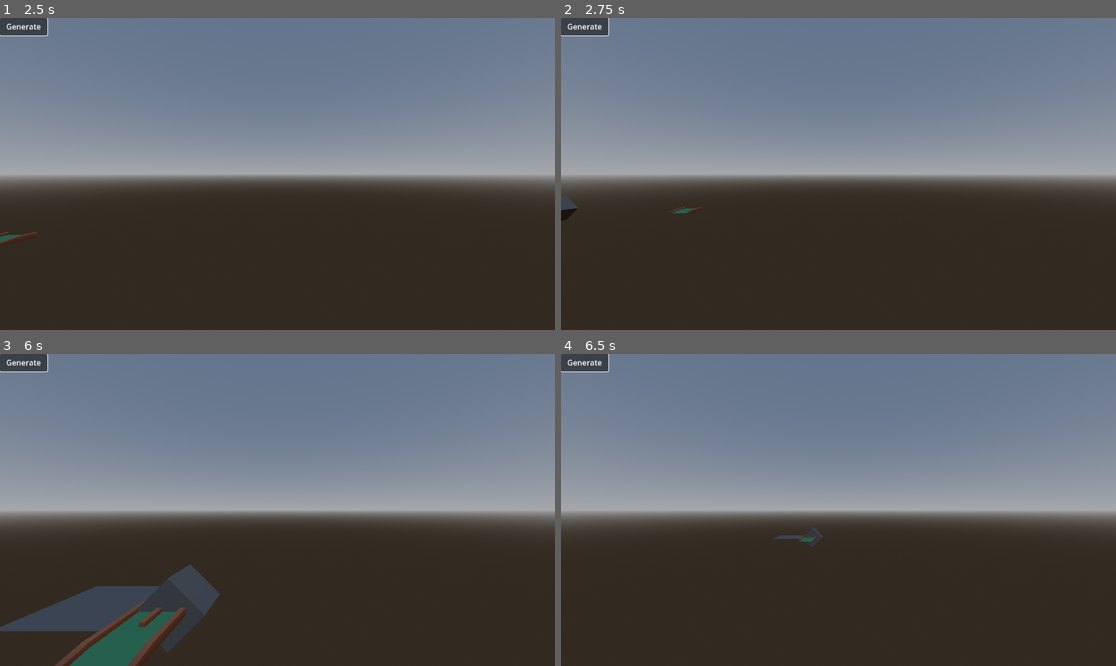
Above: before the commit, frames 1-4 (two rows, left to right).
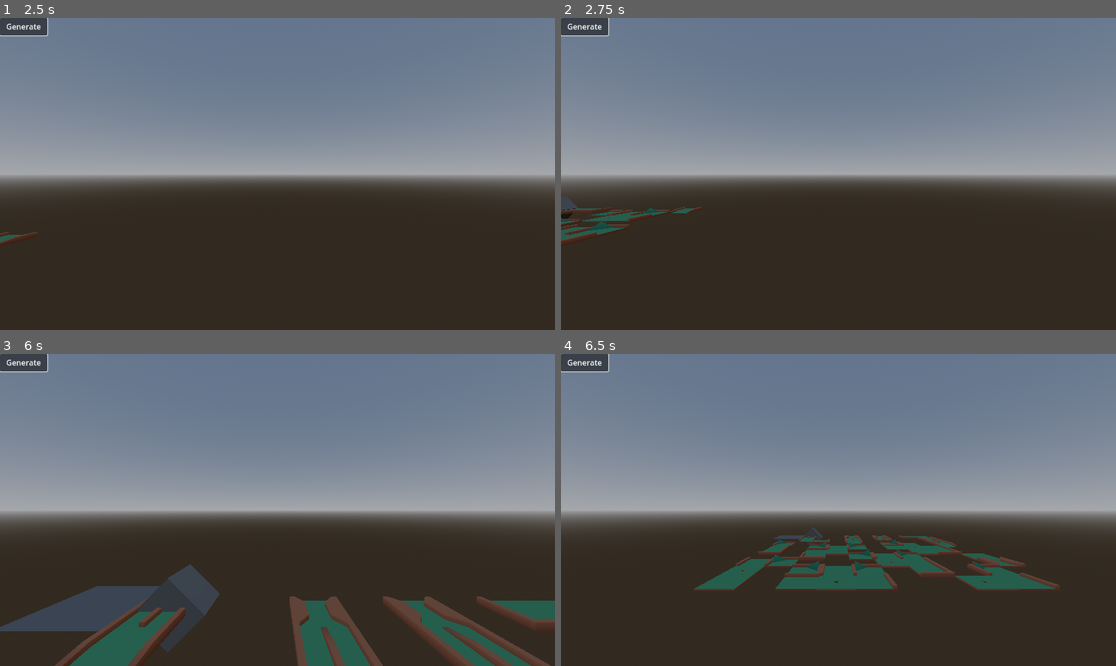
Above: after the commit, the same moments.

Repository: Inocybe/wave-function-collapse
Game: Godot game, scene res://main.tscn
Two runs of this game, one before a commit and one after it. Both use one fixed random seed, a clock stepped at 60 frames per second and the inputs below.
Inputs (mouse positions are in pixels of both pictures, inside the frame that each line leads up to):
- Up to frame 1 (2.5 s): click "Generate" at 0.5 s; tap Enter at 1.25 s; move the mouse to (399, 158) at 1.27 s; hold D 1.28-2.03 s; tap Shift at 1.35 s; click (399, 158) at 1.42 s; tap Space at 2 s; move the mouse to (166, 189) at 2.02 s; hold S from 2.03 s (still down); tap Ctrl at 2.1 s
- Up to frame 2 (2.75 s): keep holding S
- Up to frame 3 (6 s): move the mouse to (333, 441) at 2.77 s; release S at 2.78 s; hold D 2.78-3.53 s; tap Shift at 2.85, 4.35, 5.85 s; tap Enter at 3.5, 5 s; move the mouse to (249, 572) at 3.52 s; hold W 3.53-4.28 s; tap Ctrl at 3.6, 5.1 s; click (249, 572) at 3.67 s; tap Space at 4.25, 5.75 s; move the mouse to (444, 556) at 4.27 s; hold A 4.28-5.78 s; move the mouse to (111, 463) at 5.02 s; move the mouse to (305, 510) at 5.77 s; hold S from 5.78 s (still down); click (305, 510) at 5.92 s
- Up to frame 4 (6.5 s): keep holding S

Frame 1 is identical in both runs. In frame 2, 0.7% of the frame differs, in the area x 0-20%, y 60-72%; in frame 3, 6.3%, in the area x 52-100%, y 77-100%; in frame 4, 5.2%.

Commit message:
it works. some small error with orientations

Diff:
--- a/resources/wfc_constraints.tres
+++ b/resources/wfc_constraints.tres
@@ -7,60 +7,92 @@
 script = ExtResource("1_fyo7b")
 rules = {
 "Empty": {
-0: ["open-symmetrical", "hill-corner", "corner", "side", "hole-open-symmetrical", "start", "split-start", "narrow-square", "Empty"],
-1: ["open-symmetrical", "hill-corner", "corner", "side", "hole-open-symmetrical", "start", "split-start", "narrow-square", "Empty"],
-2: ["open-symmetrical", "hill-corner", "corner", "side", "hole-open-symmetrical", "start", "split-start", "narrow-square", "Empty"],
-3: ["open-symmetrical", "hill-corner", "corner", "side", "hole-open-symmetrical", "start", "split-start", "narrow-square", "Empty"],
-4: ["open-symmetrical", "hill-corner", "corner", "side", "hole-open-symmetrical", "start", "split-start", "narrow-square", "Empty"],
-5: ["open-symmetrical", "hill-corner", "corner", "side", "hole-open-symmetrical", "start", "split-start", "narrow-square", "Empty"]
+0: ["open", "hill-corner-180.0", "hill-corner-90.0", "corner", "corner-270.0", "side-180.0", "side", "side-90.0", "hole-open", "start", "split-start", "narrow-square"],
+1: ["open", "hill-corner-180.0", "hill-corner-90.0", "corner", "corner-270.0", "side-180.0", "side", "side-90.0", "hole-open", "start", "split-start", "narrow-square"],
+2: ["hill-corner-90.0", "corner", "side", "start", "split-start", "narrow-square"],
+3: ["hill-corner-180.0", "corner-270.0", "side-180.0", "start", "split-start", "narrow-square"],
+4: ["corner", "corner-270.0", "start"],
+5: ["hill-corner-180.0", "hill-corner-90.0", "side-90.0"]
 },
 "corner": {
 0: ["Empty"],
 1: ["Empty"],
-2: ["open-symmetrical", "Empty"],
-3: ["open-symmetrical", "Empty"],
+2: ["open"],
+3: ["Empty"],
 4: ["side"],
 5: ["Empty"]
 },
-"hill-corner": {
+"corner-270.0": {
 0: ["Empty"],
 1: ["Empty"],
-2: ["Empty", "side"],
-3: ["side", "Empty"],
+2: ["Empty"],
+3: ["open"],
+4: ["side-180.0"],
+5: ["Empty"]
+},
+"hill-corner-180.0": {
+0: ["Empty"],
+1: ["Empty"],
+2: ["Empty"],
+3: ["side-90.0"],
+4: ["Empty"],
+5: ["side-180.0"]
+},
+"hill-corner-90.0": {
+0: ["Empty"],
+1: ["Empty"],
+2: ["side-90.0"],
+3: ["Empty"],
 4: ["Empty"],
 5: ["side"]
 },
-"hole-open-symmetrical": {
+"hole-open": {
 0: ["Empty"],
 1: ["Empty"],
-2: ["side"],
+2: ["side-180.0"],
 3: ["side"],
-4: ["side"],
-5: ["open-symmetrical"]
+4: ["side-90.0"],
+5: ["open"]
 },
 "narrow-square": {
 0: ["Empty"],
 1: ["Empty"],
 2: ["Empty"],
 3: ["Empty"],
-4: ["open-symmetrical"],
+4: ["open"],
 5: ["split-start"]
 },
-"open-symmetrical": {
+"open": {
 0: ["Empty"],
 1: ["Empty"],
-2: ["corner"],
+2: ["corner-270.0"],
 3: ["corner"],
-4: ["hole-open-symmetrical"],
+4: ["hole-open"],
 5: ["narrow-square"]
 },
 "side": {
 0: ["Empty"],
 1: ["Empty"],
-2: ["hill-corner", "Empty", "hole-open-symmetrical"],
-3: ["hill-corner", "hole-open-symmetrical", "Empty"],
-4: ["hill-corner", "Empty"],
-5: ["corner", "hole-open-symmetrical"]
+2: ["hole-open"],
+3: ["Empty"],
+4: ["hill-corner-90.0"],
+5: ["corner"]
+},
+"side-180.0": {
+0: ["Empty"],
+1: ["Empty"],
+2: ["Empty"],
+3: ["hole-open"],
+4: ["hill-corner-180.0"],
+5: ["corner-270.0"]
+},
+"side-90.0": {
+0: ["Empty"],
+1: ["Empty"],
+2: ["hill-corner-180.0"],
+3: ["hill-corner-90.0"],
+4: ["Empty"],
+5: ["hole-open"]
 },
 "split-start": {
 0: ["Empty"],
--- a/scenes/grid_map.tscn
+++ b/scenes/grid_map.tscn
@@ -7,5 +7,5 @@
 cell_size = Vector3(1, 1, 1)
 cell_center_y = false
 data = {
-"cells": PackedInt32Array(65534, 65531, 655383, 65533, 65529, 10, 65535, 65529, 10, 65535, 65531, 0, 65533, 65531, 0, 65533, 65530, 38, 65535, 65530, 38, 65534, 65529, 38, 65534, 65530, 1048589, 65534, 65534, 91, 65534, 65533, 86, 65534, 65532, 19)
+"cells": PackedInt32Array(65534, 65531, 655383, 65533, 65529, 655370, 65535, 65529, 1048586, 65535, 65531, 0, 65533, 65531, 1441792, 65533, 65530, 655398, 65535, 65530, 38, 65534, 65529, 1048614, 65534, 65530, 1048589, 65534, 65534, 91, 65534, 65533, 86, 65534, 65532, 19)
 }
--- a/scripts/build_grid_resource.gd
+++ b/scripts/build_grid_resource.gd
@@ -37,7 +37,6 @@
 		mesh_library = grid_map.mesh_library
 
 	generate_constraints()
-	add_empty()
 	save_to_resource()
 	print(constraints)
 
@@ -90,15 +89,9 @@
 	var item_name: String = mesh_library.get_item_name(item_index)
 	var item_rotation: float = round(rad_to_deg(fposmod((grid_map.get_cell_item_basis(pos).get_euler().y), TAU))) # this terrible line of code just converts stuff to rotation, so that we can put it into cell data
 	var tile_name: String = item_name + ("" if item_rotation == 0 or item_name.contains("symmetrical") else "-%s" % item_rotation)
+	tile_name = tile_name.replace("-symmetrical", "")
 
 	return tile_name
-
-
-func add_empty() -> void:
-	var tiles = constraints.keys()
-	constraints["Empty"] = {}
-	for direction in ConstraintDirections.values():
-		constraints["Empty"][direction] = tiles.duplicate()
 
 
 func save_to_resource():
--- a/scripts/wfc.gd
+++ b/scripts/wfc.gd
@@ -109,7 +109,6 @@
 			smallest_collapses.append(pos)
 
 
-
 func propogate(index: Vector3i) -> void:
 	var queue: Array[Vector3i] = [index]
 	var visited: Dictionary = {}
@@ -117,51 +116,41 @@
 	while !queue.is_empty():
 		var current_pos = queue.pop_front()
 
-		if visited.has(current_pos):
+		var current_tiles = tiles[current_pos]
+		if current_tiles.is_empty():
+			printerr("Contradction at: ", current_pos)
 			continue
-		visited[current_pos] = true
 
 		print("Checking tiles around: ", current_pos)
 
 		for direction in CheckDirections.values():
 			var checking_pos = current_pos + propogate_check_directions[direction]
 
-
-			print("Checking: ", direction)
-
 			if is_position_out_of_bounds(checking_pos):
-				print("This dir is out of bounds: ", checking_pos)
 				continue
 
-
-			# already only 1 tile can go there, just skips to prevent error shi
-			if tiles[checking_pos].size() == 1 or tiles[checking_pos].is_empty():
-				print("Pos ", checking_pos, " is collapsed or empty.")
+			var neighbor_tiles = tiles[checking_pos]
+			if neighbor_tiles.is_empty():
 				continue
 
-
-
-
 			var possible_tiles = get_possible_tiles_for_neighbor(current_pos, direction)
-			print("Possible tiles: ", possible_tiles.size())
-
-			var new_tiles = intersect_arrays(tiles[checking_pos], possible_tiles)
-			print("New tiles: ", new_tiles)
-
-			tiles[checking_pos] = new_tiles
-
-
-			# Add neighbor to queue if it needs further propagation
-			if !visited.has(checking_pos):
-				queue.append(checking_pos)
+
+			var new_tiles = intersect_arrays(possible_tiles, neighbor_tiles)
+
+			if new_tiles.size() < neighbor_tiles.size():
+				tiles[checking_pos] = new_tiles
+
+				if !queue.has(checking_pos):
+					queue.append(checking_pos)
+
+				if new_tiles.is_empty():
+					printerr("Created contradiction at ", checking_pos)
 
 
 func collapse(index: Vector3i) -> void:
 	var size = tiles[index].size()
 	var collapsed_tile = tiles[index][randi_range(0, size - 1)]
 	tiles[index] = [collapsed_tile]
-
-
 
 
 #endregion
--- a/scripts/wfc_resource.gd
+++ b/scripts/wfc_resource.gd
@@ -6,24 +6,25 @@
 
 
 func cell_on_name(name: String) -> int:
+	var base_name: String = name
 	if name.contains("-90"):
-		name.replace("-90", "")
+		base_name = base_name.replace("-90.0", "")
 	if name.contains("-180"):
-		name.replace("-270", "")
+		base_name = base_name.replace("-180.0", "")
 	if name.contains("-270"):
-		name.replace("-270", "")
-	if mesh_library.find_item_by_name(name + "-symmetrical") != -1:
-		return mesh_library.find_item_by_name(name + "-symmetrical")
+		base_name = base_name.replace("-270.0", "")
+	if mesh_library.find_item_by_name(base_name + "-symmetrical") != -1:
+		return mesh_library.find_item_by_name(base_name + "-symmetrical")
 
-	return mesh_library.find_item_by_name(name)
+	return mesh_library.find_item_by_name(base_name)
 
 
 func rotation_on_name(name: String) -> float:
 	if name.contains("-90"):
-		return 90
+		return 10
 	if name.contains("-180"):
-		return 180
+		return 16
 	if name.contains("-270"):
-		return 270
+		return 22
 
 	return 0
